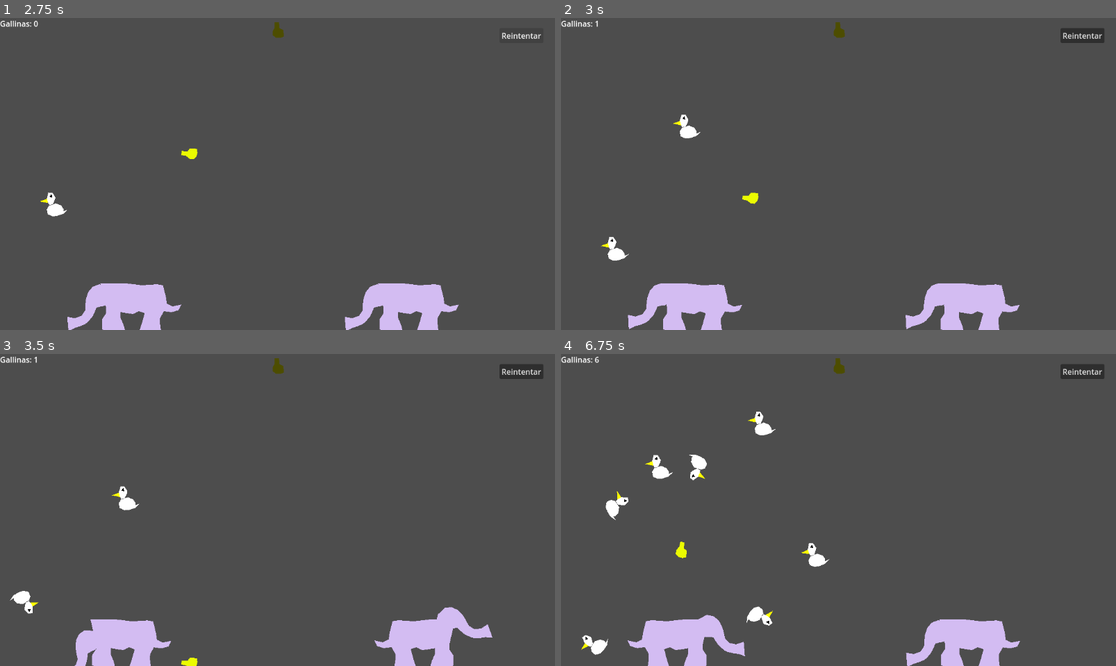
Above: before the commit, frames 1-4 (two rows, left to right).
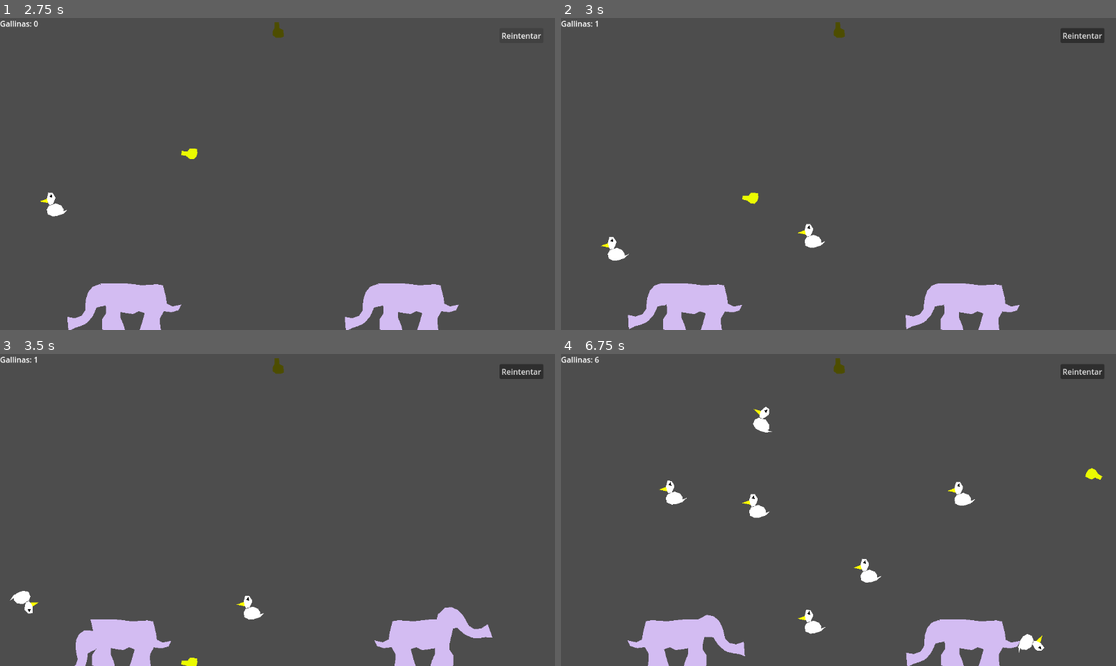
Above: after the commit, the same moments.

Repository: JuanFdS/ggj2024
Game: Godot game, scene res://ElefanteEnLaHabitacion.tscn
Same seed, same stepped clock (60 frames per second), same inputs: the game is played once before the commit and once after it. This scene is started directly instead of the project's main scene.
Inputs (mouse positions are in pixels of both pictures, inside the frame that each line leads up to):
- Up to frame 1 (2.75 s): click "Reintentar" at 0.5 s; click "Reintentar" at 1.25 s; click "Reintentar" at 2 s
- Up to frame 2 (3 s): tap Enter at 2.75 s; move the mouse to (810, 236) at 2.77 s; hold Up (ui_up) from 2.78 s (still down); click (810, 236) at 2.92 s
- Up to frame 3 (3.5 s): keep holding Up (ui_up)
- Up to frame 4 (6.75 s): move the mouse to (1005, 556) at 3.52 s; click (1005, 556) at 3.67 s; move the mouse to (672, 463) at 4.27 s; release Up (ui_up) at 4.28 s; hold Down (ui_down) 4.28-6.53 s; click (672, 463) at 4.42 s; move the mouse to (866, 510) at 5.02 s; click (866, 510) at 5.17 s; move the mouse to (755, 432) at 5.77 s; click (755, 432) at 5.92 s; move the mouse to (960, 494) at 6.52 s; hold Up (ui_up) from 6.53 s (still down); click (960, 494) at 6.67 s

Frame 1 is identical in both runs. In frame 2, 0.3% of the frame differs, in the area x 20-48%, y 30-74%; in frame 3, 0.3%; in frame 4, 2.3%, in the area x 3-98%, y 16-97%.

Commit message:
Se spawnea en el lugar correcto independientemente del zoom

Diff:
--- a/Habitacion.gd
+++ b/Habitacion.gd
@@ -14,7 +14,7 @@
 func _unhandled_input(event):
 	if event is InputEventMouseButton and event.is_pressed() and event.button_index == MouseButton.MOUSE_BUTTON_LEFT and not event.is_echo():
 		var nueva_gallina = EstadoDelJuego.spawnear_cosa()
-		agregar_en(nueva_gallina, event.global_position)
+		agregar_en(nueva_gallina, event.global_position / get_viewport().get_camera_2d().zoom)
 
 		$SpawnSfx.play()
 		cantidad_gallinas += 1
